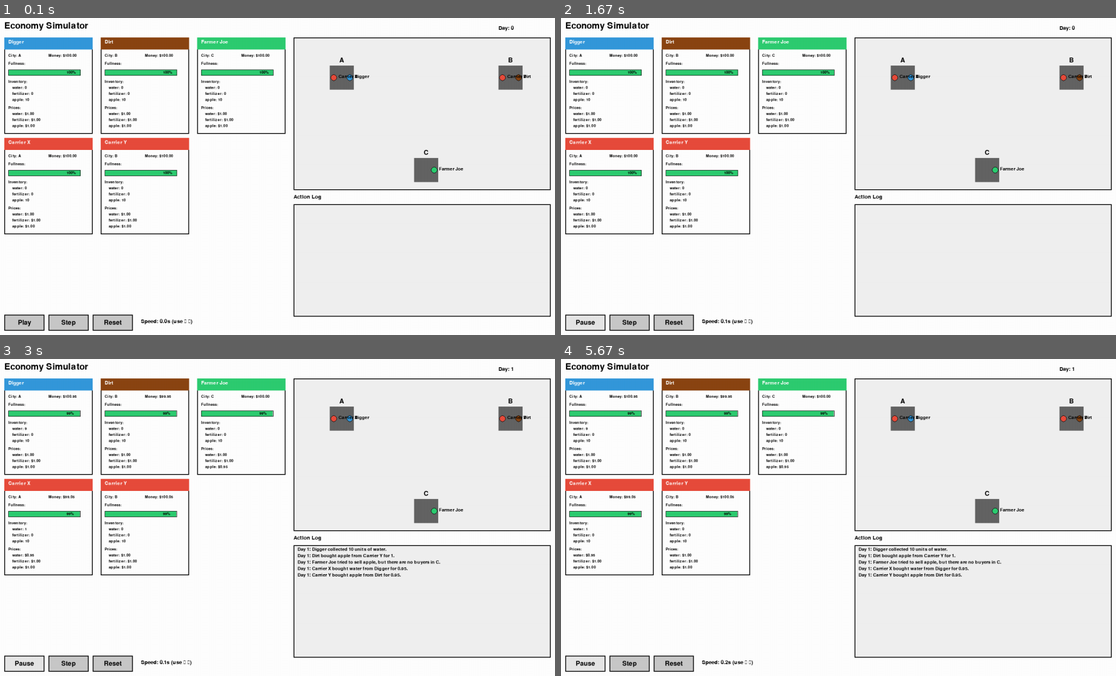
Above: before the commit, frames 1-4 (two rows, left to right).
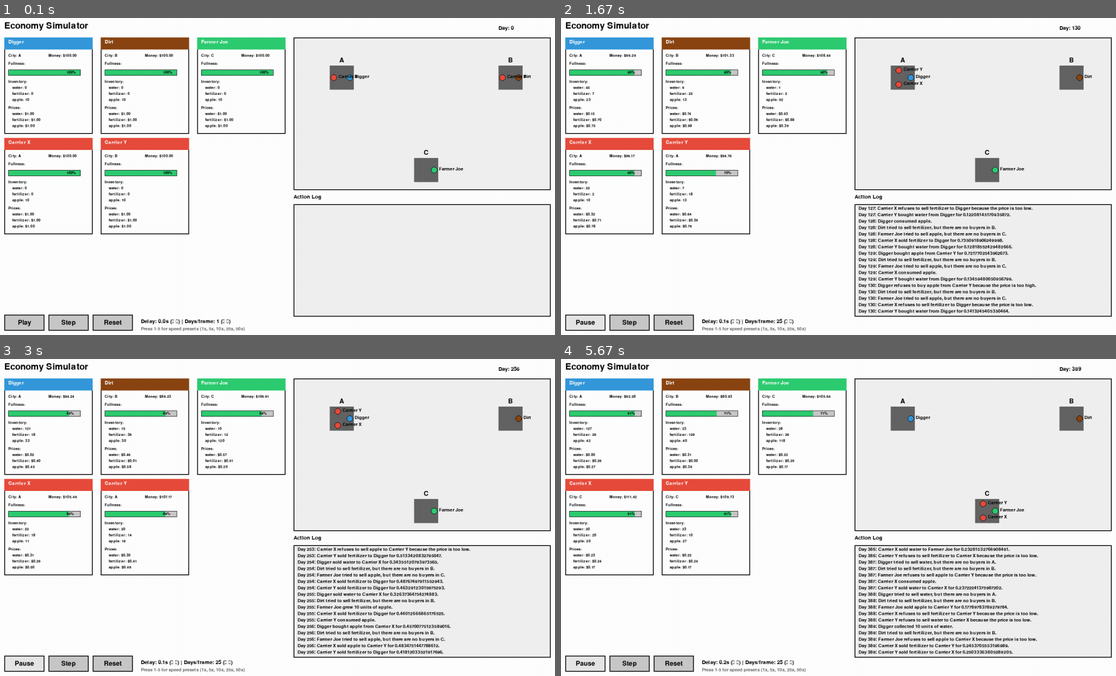
Above: after the commit, the same moments.

Repository: KentShikama/economy-simulator
Game: pygame game, started from economy-simulator-gui/pygame_gui.py
Two runs of this game, one before a commit and one after it. Both use one fixed random seed, a clock stepped at 60 frames per second and the inputs below.
Inputs:
- Up to frame 1 (0.1 s): no input
- Up to frame 2 (1.67 s): click "Play" at 0.38 s; hold 5 0.67-1.13 s; hold Right 0.67-1.13 s; tap 3 at 0.82 s; hold 1 1.17-1.63 s; hold Right 1.17-1.63 s; tap 4 at 1.32 s
- Up to frame 3 (3 s): hold Right 1.67-2.13 s; tap 2 at 1.82 s; hold Up 2.17-2.47 s; tap 3 at 2.32 s; hold Right 2.5-2.97 s; tap 4 at 2.65 s
- Up to frame 4 (5.67 s): hold Left 3-3.53 s; tap 2 at 3.15, 4.48 s; hold Down 3.57-3.87 s; tap 3 at 3.72, 4.88 s; hold Left 3.9-4.3 s; tap 4 at 4.05, 5.55 s; hold Up 4.33-4.7 s; hold Right 4.73-5.37 s; hold Down from 5.4 s (still down)

The runs differ from the first frame. In frame 1, 0.3% of the frame differs, in the area x 25-45%, y 94-99%; in frame 2, 4.3%; in frame 3, 4.2%; in frame 4, 4.4%, in the area x 3-95%, y 2-99%.

Commit message:
Try speed up

Diff:
--- a/economy-simulator-gui/pygame_gui.py
+++ b/economy-simulator-gui/pygame_gui.py
@@ -211,6 +211,7 @@
         self.paused = True
         self.simulation_speed = 3  # milliseconds between steps
         self.last_step_time = 0
+        self.speed_multiplier = 1  # Number of days to simulate per update
 
         # UI elements
         self.play_button = Button(20, WINDOW_HEIGHT - 60, 100, 40, "Play")
@@ -251,16 +252,35 @@
                     self.simulation_speed = min(5000, self.simulation_speed + 100)
                 elif event.key == pygame.K_RIGHT:
                     self.simulation_speed = max(100, self.simulation_speed - 100)
-
-    def step_simulation(self):
+                elif event.key == pygame.K_UP:
+                    self.speed_multiplier = min(100, self.speed_multiplier + 1)
+                elif event.key == pygame.K_DOWN:
+                    self.speed_multiplier = max(1, self.speed_multiplier - 1)
+                # Quick speed presets
+                elif event.key == pygame.K_1:
+                    self.speed_multiplier = 1
+                elif event.key == pygame.K_2:
+                    self.speed_multiplier = 5
+                elif event.key == pygame.K_3:
+                    self.speed_multiplier = 10
+                elif event.key == pygame.K_4:
+                    self.speed_multiplier = 25
+                elif event.key == pygame.K_5:
+                    self.speed_multiplier = 50
+
+    def step_simulation(self, days_to_simulate=1):
         try:
-            actions = self.simulator.tick()
-
-            # Add actions to log and print to stdout
-            for action in actions:
-                log_entry = f"Day {self.simulator.day}: {action['action']}"
-                self.action_log.append(log_entry)
-                print(log_entry)  # Print to stdout
+            for _ in range(days_to_simulate):
+                # Run all 20 ticks for a complete day
+                for _ in range(self.simulator.ticks_per_day):
+                    actions = self.simulator.tick()
+
+                    # Add actions to log and print to stdout
+                    for action in actions:
+                        log_entry = f"Day {self.simulator.day}: {action['action']}"
+                        self.action_log.append(log_entry)
+                        if days_to_simulate == 1:  # Only print to stdout in normal speed
+                            print(log_entry)
 
             # Keep only recent entries
             if len(self.action_log) > self.max_log_entries:
@@ -283,7 +303,7 @@
         current_time = pygame.time.get_ticks()
 
         if not self.paused and current_time - self.last_step_time > self.simulation_speed:
-            self.step_simulation()
+            self.step_simulation(self.speed_multiplier)
             self.last_step_time = current_time
 
     def draw(self):
@@ -346,8 +366,12 @@
         self.reset_button.draw(self.screen)
 
         # Speed indicator
-        speed_text = self.font.render(f"Speed: {self.simulation_speed/1000:.1f}s (use ← →)", True, BLACK)
+        speed_text = self.font.render(f"Delay: {self.simulation_speed/1000:.1f}s (← →) | Days/frame: {self.speed_multiplier} (↑ ↓)", True, BLACK)
         self.screen.blit(speed_text, (360, WINDOW_HEIGHT - 50))
+
+        # Speed preset hint
+        preset_text = self.small_font.render("Press 1-5 for speed presets (1x, 5x, 10x, 25x, 50x)", True, DARK_GRAY)
+        self.screen.blit(preset_text, (360, WINDOW_HEIGHT - 30))
 
         # Update display
         pygame.display.flip()
